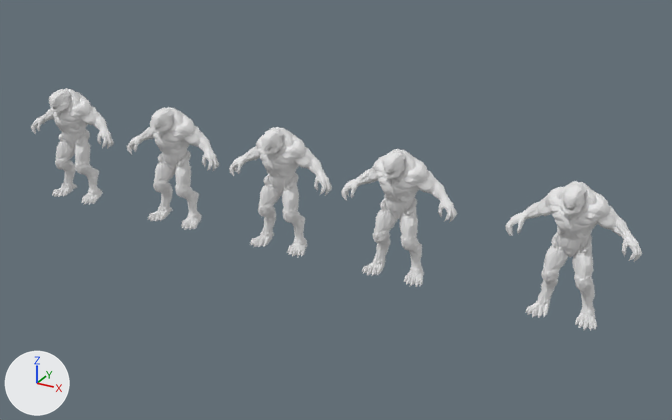
A saved change to the OBJ model resources/maps/monsters.obj.
One viewpoint serves both versions: a 50 mm lens placed at (9.97, -15.6, 7.57), pointed at (1.2, 0.35, -0.4). The lights are fixed; the arrows at lower left show +X, +Y and +Z. Where no turn or scale is listed for an object, it has been applied to the vertices.

Names of what the first picture shows: 'body.001_Cube.001', 'body.002_Cube.003', 'body.003_Cube.004', 'body.004_Cube.005', 'body_Cube'.
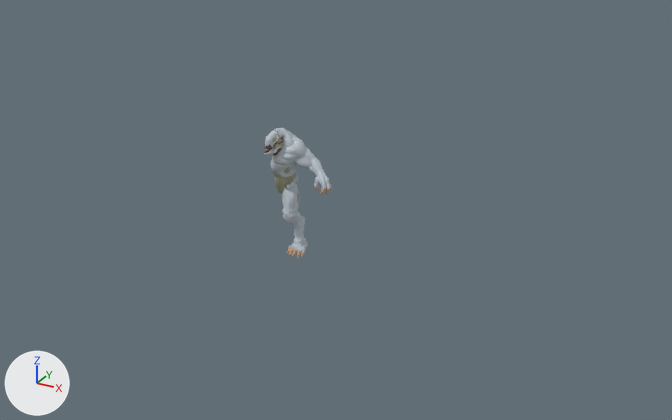
Where the change shows, as pixel boxes (x1, y1, x2, y2) in the pictures (672 x 420 px):
'body.004_Cube.005', deleted
    before: (505, 181, 642, 331)
'body.001_Cube.001', deleted
    before: (341, 149, 457, 287)
'body_Cube', reshaped (34% narrower)
    before: (229, 127, 332, 257)
    after: (264, 128, 332, 257)
'body.002_Cube.003', deleted
    before: (127, 107, 219, 230)
'body.003_Cube.004', deleted
    before: (31, 88, 114, 204)

The change, as a list of edits to the scene's bpy script:
```text
Add mat_claw:
    mat_claw = principled_material('claw')
    mat_claw.base_color = (0.57, 0.376, 0.246)  # beige #c7a588
    mat_claw.roughness = 0.526
Add mat_skin:
    mat_skin = principled_material('skin')
    mat_skin.base_color = (0.49, 0.552, 0.604)  # light grey #bac4cc
    mat_skin.roughness = 0.526
Add mat_blood:
    mat_blood = principled_material('blood')
    mat_blood.base_color = (0.184, 0.056, 0.0445)  # brown #77433c
    mat_blood.roughness = 0.526
Add mat_skin_dk:
    mat_skin_dk = principled_material('skin_dk')
    mat_skin_dk.base_color = (0.35, 0.359, 0.22)  # beige #a0a281
    mat_skin_dk.roughness = 0.526
Add mat_blood_dk:
    mat_blood_dk = principled_material('blood_dk')
    mat_blood_dk.base_color = (0.055, 0.0293, 0.0263)  # brown #42302d
    mat_blood_dk.roughness = 0.526
Change me_body_cube:
    used by ob_body_cube; location = (0.0, 0.0, 0.0)
    remove me_body_cube.from_pydata(...)  # 1883 vertices, 3762 faces; spans x -1.26..1.26, y -0.53..0.52, z -1.41..1.37
    add me_body_cube.from_pydata(...)  # 2930 vertices, 5703 faces; spans x 0.0..1.26, y -0.53..0.52, z -1.41..1.36
    me_body_cube part 1: 29 vertices moved within x 0.0..0.46, y -0.47..0.51, z -1.29..1.29; 1603 vertices removed from x -1.26..1.25, y -0.53..0.52, z -1.41..1.37; 2650 vertices added at x 0.0..1.26, y -0.53..0.52, z -1.41..1.36
    add me_body_cube.materials.append(mat_skin)  # light grey #bac4cc
    add me_body_cube.materials.append(mat_skin_dk)  # beige #a0a281
    add me_body_cube.materials.append(mat_blood)  # brown #77433c
    add me_body_cube.materials.append(mat_blood_dk)  # brown #42302d
    add me_body_cube.materials.append(mat_claw)  # beige #c7a588
Remove ob_body_001_cube_001:
    ob_body_001_cube_001 = bpy.data.objects.new('body.001_Cube.001', me_body_001_cube_001)
    ob_body_001_cube_001.location = (0.0, 0.0, 0.0)
Remove ob_body_002_cube_003:
    ob_body_002_cube_003 = bpy.data.objects.new('body.002_Cube.003', me_body_002_cube_003)
    ob_body_002_cube_003.location = (0.0, 0.0, 0.0)
Remove ob_body_003_cube_004:
    ob_body_003_cube_004 = bpy.data.objects.new('body.003_Cube.004', me_body_003_cube_004)
    ob_body_003_cube_004.location = (0.0, 0.0, 0.0)
Remove ob_body_004_cube_005:
    ob_body_004_cube_005 = bpy.data.objects.new('body.004_Cube.005', me_body_004_cube_005)
    ob_body_004_cube_005.location = (0.0, 0.0, 0.0)
```
